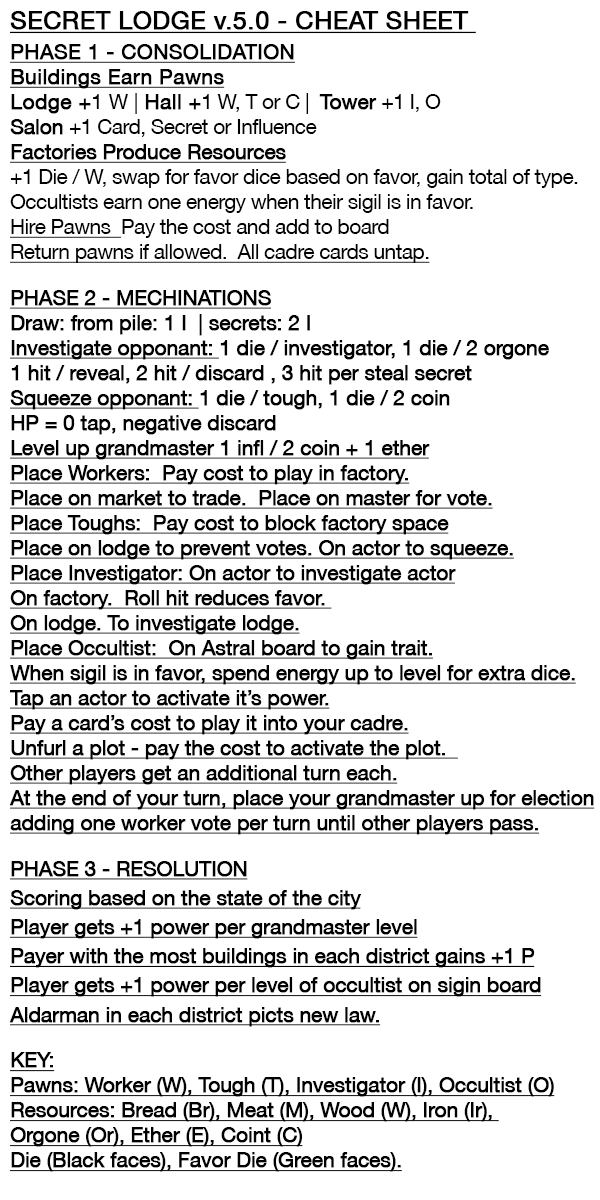
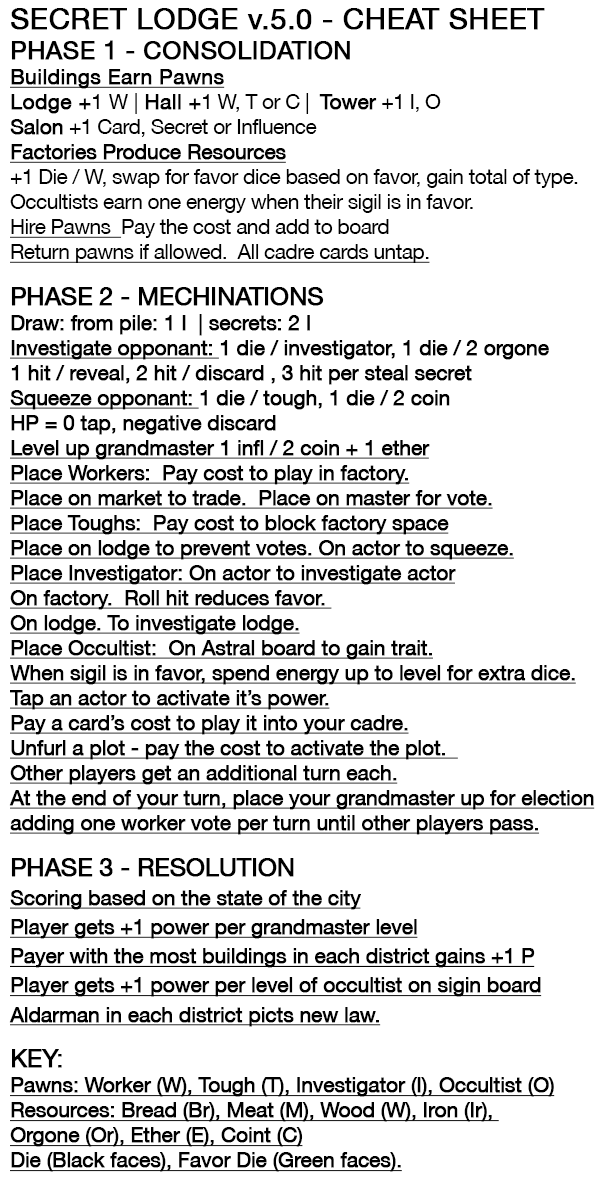
Comparing the layer stacks of the two 600x1200 images. Changes:
painted on "PHASE 1 - CONSOLIDATION Buildings Earn Pawns Lodge +1 W | Hall" over [10, 40, 350, 1072]
painted on "SECRET LODGE v.5.0 - CHEAT SHEET" over [10, 8, 545, 34]
